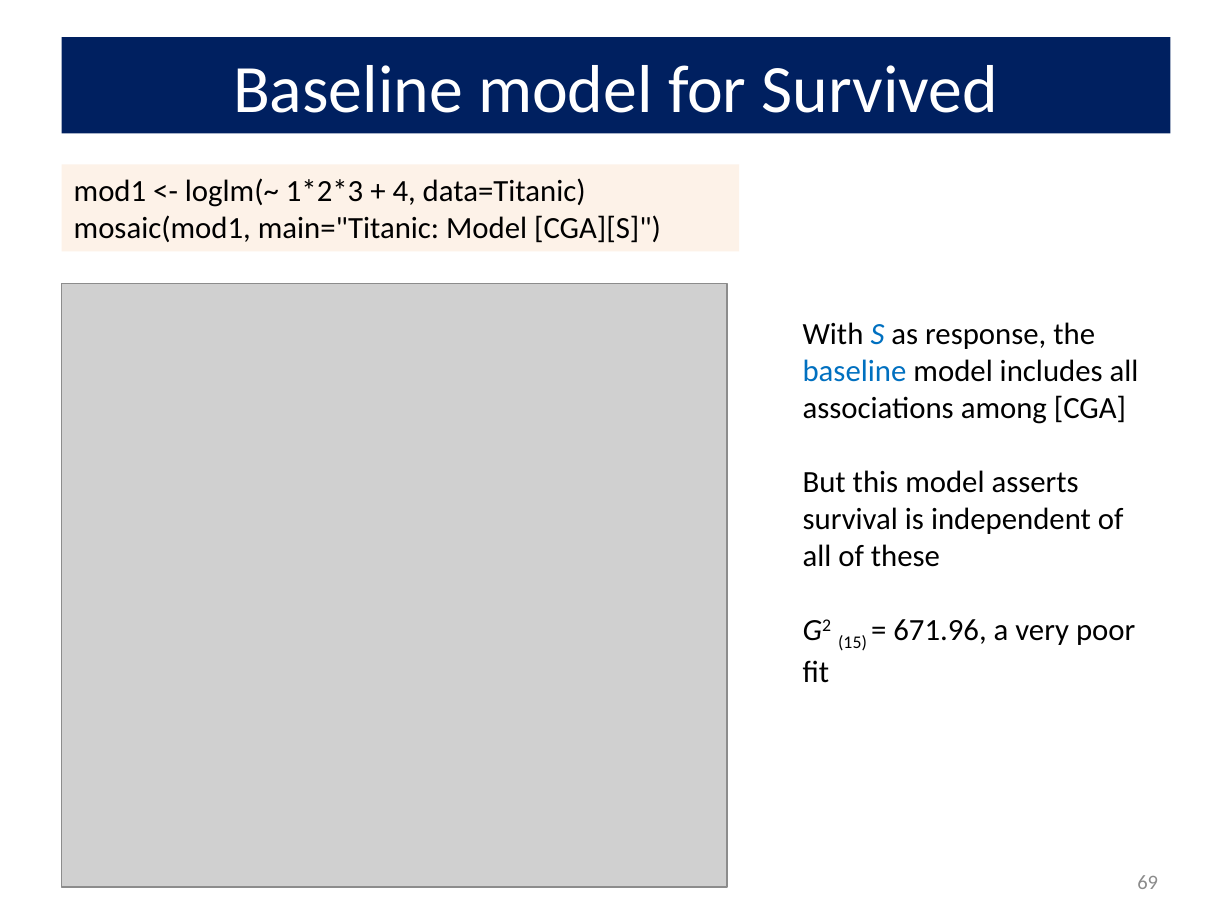
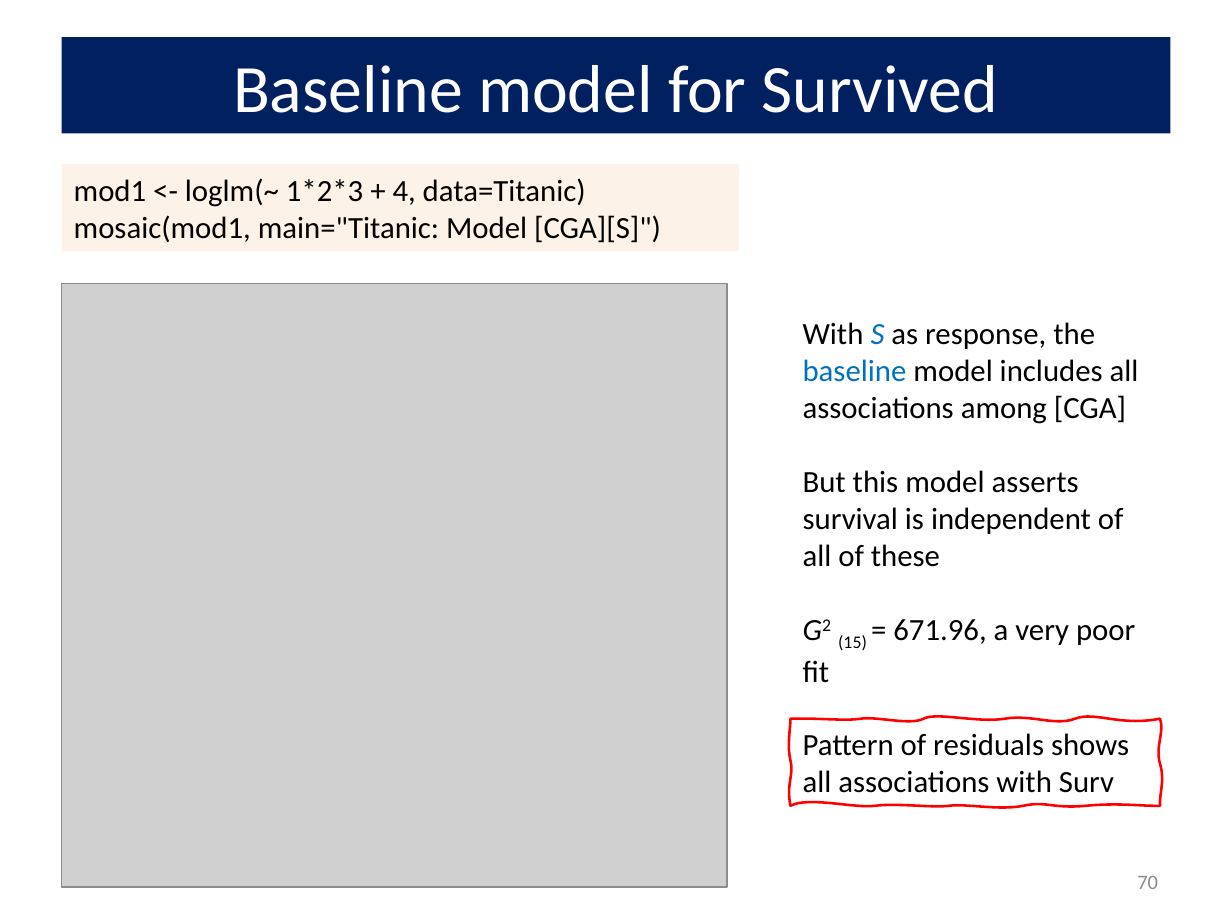
Before and after one commit to friendly/psy6136, a slide deck: slide 70 of docs/lectures/04-Loglin.pptx (slide 69 before the commit). Drawn at 1232x924 pixels with LibreOffice and Linux fonts; fonts in the diff are those of the drawing; grey boxes stand for pictures. Boxes give left, top, right and bottom in pixels: in the first picture for what was removed or moved away, otherwise in the second. Text is boxed around its words. In the diff, an @@ line names an element or a change of style, - is before the commit and + after.

```diff
--- a/docs/lectures/04-Loglin.pptx
+++ b/docs/lectures/04-Loglin.pptx
@@ freeform shape added at [791, 718, 1161, 806], outline #FF0000 1.5 pt, 18 pt, text #000000 @@
+Pattern of residuals shows all associations with Surv
@@ page number at [1137, 876, 1158, 889]: text changed @@
-69
+70
```
Also in this commit, not shown: 25 other slides changed, 3 slides added, 15 other files.
